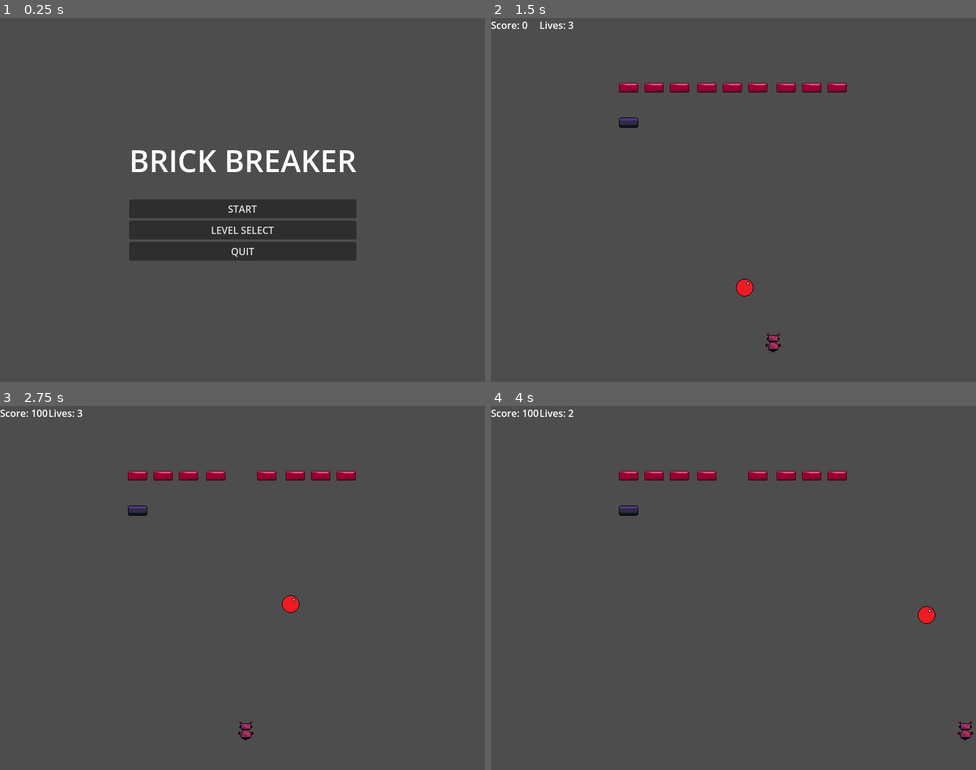
Above: before the commit, frames 1-4 (two rows, left to right).
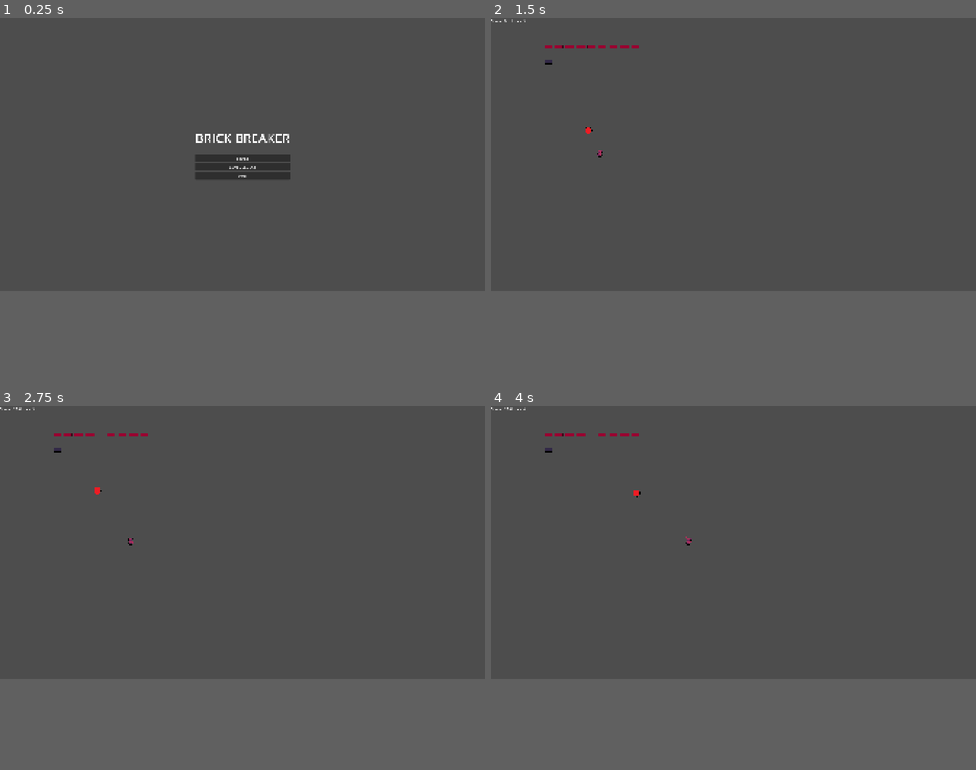
Above: after the commit, the same moments.

Repository: ccavalcanti11/godot_brick_breaker
Game: Godot game, scene res://scenes/MainMenu.tscn
Same seed, same stepped clock (60 frames per second), same inputs: the game is played once before the commit and once after it.
Inputs:
- Up to frame 1 (0.25 s): no input
- Up to frame 2 (1.5 s): click "START" at 0.5 s; hold D (move_right) from 1.28 s (still down); tap Space (launch_ball) at 1.35 s
- Up to frame 3 (2.75 s): release D (move_right) at 2.03 s; hold A (move_left) from 2.03 s (still down); tap Space (launch_ball) at 2.1 s
- Up to frame 4 (4 s): release A (move_left) at 2.78 s; hold D (move_right) from 2.78 s (still down); tap Space (launch_ball) at 2.85, 3.6 s
In our replay, the window is 800x600 before the commit and 800x450 after it. These sizes can differ from the game's own. Grey fills any space a smaller window leaves; there, only what the larger window draws over its background counts as a difference.

The runs differ from the first frame. In frame 1, 9.6% of the frame differs, in the area x 26-74%, y 31-67%; in frame 2, 1.6%; in frame 3, 1.5%; in frame 4, 1.5%.

Commit message:
fix: fixed some ball bounce and launch physics behavior

Diff:
--- a/brickbreaker/project.godot
+++ b/brickbreaker/project.godot
@@ -21,10 +21,10 @@
 
 [display]
 
-window/size/viewport_width=800
-window/size/viewport_height=600
-window/size/mode=2
-window/size/resizable=false
+window/size/viewport_width=1920
+window/size/viewport_height=1080
+window/size/mode=1
+window/size/resizable=true
 window/stretch/mode="canvas_items"
 
 [global_group]
--- a/brickbreaker/scenes/Paddle.tscn
+++ b/brickbreaker/scenes/Paddle.tscn
@@ -3,10 +3,6 @@
 [ext_resource type="Script" uid="uid://b0wmc6px7drj4" path="res://scripts/paddle.gd" id="1_ry5ju"]
 [ext_resource type="Texture2D" uid="uid://boltlmvbxgi0i" path="res://assets/sprites/robot-attack-anim.png" id="2_jlx5f"]
 [ext_resource type="Texture2D" uid="uid://clttvxqp3qa32" path="res://assets/sprites/robot-idle-anim-3.png" id="3_jlx5f"]
-
-[sub_resource type="CapsuleShape2D" id="CapsuleShape2D_jlx5f"]
-radius = 8.0
-height = 24.0
 
 [sub_resource type="CapsuleShape2D" id="CapsuleShape2D_c7ra2"]
 radius = 5.0
@@ -63,12 +59,12 @@
 "speed": 3.0
 }]
 
+[sub_resource type="CapsuleShape2D" id="CapsuleShape2D_jlx5f"]
+radius = 8.0
+height = 24.0
+
 [node name="Paddle" type="CharacterBody2D"]
 script = ExtResource("1_ry5ju")
-
-[node name="CollisionShape2D" type="CollisionShape2D" parent="."]
-position = Vector2(0, -13)
-shape = SubResource("CapsuleShape2D_jlx5f")
 
 [node name="SkillHitbox" type="CollisionShape2D" parent="."]
 position = Vector2(0, -50)
@@ -81,3 +77,7 @@
 animation = &"idle"
 autoplay = "idle"
 offset = Vector2(0, -32)
+
+[node name="CollisionShape2D" type="CollisionShape2D" parent="."]
+position = Vector2(0, -13)
+shape = SubResource("CapsuleShape2D_jlx5f")
--- a/brickbreaker/scripts/ball.gd
+++ b/brickbreaker/scripts/ball.gd
@@ -6,40 +6,70 @@
 @export var max_speed = 800 # Maximum speed the ball can reach
 @export var speed_increase_interval = 5.0 # Time in seconds between speed increases
 
-var velocity = Vector2.ZERO
 var _time_since_last_increase = 0.0 # Tracks time since the last speed increase
 
+func _ready():
+	# Set proper RigidBody2D properties
+	contact_monitor = true
+	max_contacts_reported = 4
+	continuous_cd = CCD_MODE_CAST_RAY  # Continuous collision detection prevents tunneling
+	lock_rotation = true  # Prevent ball from rotating
+	gravity_scale = 0.0  # No gravity for brick breaker
+
+	# Create physics material for perfect bouncing
+	var physics_mat = PhysicsMaterial.new()
+	physics_mat.bounce = 1.0  # Perfect bounce
+	physics_mat.friction = 0.0  # No friction
+	physics_material_override = physics_mat
+
+	body_entered.connect(_on_body_entered)
+
 func launch(dir: Vector2):
-	velocity = dir.normalized() * speed
+	linear_velocity = dir.normalized() * speed
 
 func _physics_process(delta: float) -> void:
 	increase_speed(delta)
-	var collision = move_and_collide(velocity * delta)
-	if collision:
-		var normal = collision.get_normal()
-		var collider = collision.get_collider()
-		print("Ball collided with: ", collider.name)
+
+	# Maintain constant speed by normalizing the velocity
+	if linear_velocity.length() > 0:
+		linear_velocity = linear_velocity.normalized() * speed
+
+	# Ensure minimum vertical speed to prevent horizontal bouncing
+	if abs(linear_velocity.y) < min_vertical_speed and linear_velocity.length() > 0:
+		linear_velocity.y = sign(linear_velocity.y) * min_vertical_speed
+		linear_velocity = linear_velocity.normalized() * speed
+
+func _on_body_entered(body: Node) -> void:
+	if body is CharacterBody2D or body is StaticBody2D or body is RigidBody2D:
+		print("Ball collided with: ", body.name)
+
 		# Check if the ball collided with the paddle
-		if collider.name == "Paddle":
+		if body.name == "Paddle":
 			#1. Factor in paddle momentum
-			var paddle_velocity = collider.velocity.x
-			velocity.x += paddle_velocity * 0.5 # Paddle's velocity affects ball momentum (adjust factor)
+			var paddle_velocity = body.velocity.x
+			linear_velocity.x += paddle_velocity * 0.5 # Paddle's velocity affects ball momentum
 
 			#2. Angular control (based on hit position)
-			var paddle_width = collider.get_width() # Use the paddle's get_width() method
-			var offset = (global_position.x - collider.global_position.x) / (paddle_width / 2)
-			velocity.x += offset * speed # Affect trajectory based on hit location
+			var paddle_width = body.get_width() # Use the paddle's get_width() method
+			var offset = (global_position.x - body.global_position.x) / (paddle_width / 2)
+			offset = clamp(offset, -1.0, 1.0)  # Clamp to prevent extreme angles
+			linear_velocity.x += offset * speed * 0.25 # Affect trajectory based on hit location
+
+			# Ensure ball bounces away from paddle (prevent sticking)
+			if linear_velocity.y > 0:  # Ball is moving down but should bounce up
+				linear_velocity.y = -abs(linear_velocity.y)
 
 		# Checking collision against brick
-		if collider.name == "PurpleBrick" || collider.name == "Brick" || collider.has_signal("destroyed"):
-			collider.call("hit")
+		if body.name == "PurpleBrick" || body.name == "Brick" || body.has_signal("destroyed"):
+			body.call("hit")
 
-		# Calculate bounce effect
-		velocity = velocity.bounce(normal).normalized() * speed
+		# Normalize velocity to maintain consistent speed
+		linear_velocity = linear_velocity.normalized() * speed
 
 		# Ensuring the ball doesn't get stuck bouncing horizontally
-		if abs(velocity.y) <= min_vertical_speed: # Check if y is too small
-			velocity.y = sign(velocity.y) * min_vertical_speed # Fix it to the threshold while keeping the direction
+		if abs(linear_velocity.y) < min_vertical_speed:
+			linear_velocity.y = sign(linear_velocity.y) * min_vertical_speed
+			linear_velocity = linear_velocity.normalized() * speed
 
 func increase_speed(delta: float) -> void:
 	_time_since_last_increase += delta
--- a/brickbreaker/scripts/death_zone.gd
+++ b/brickbreaker/scripts/death_zone.gd
@@ -7,4 +7,3 @@
 	if body.is_in_group("ball"):
 		print(" body is ball!")
 		ball_lost.emit()
-		body.queue_free()
--- a/brickbreaker/scripts/game.gd
+++ b/brickbreaker/scripts/game.gd
@@ -12,7 +12,6 @@
 var bricks_node: Node = null
 
 func _ready() -> void:
-
 	load_level(GameManager.current_level)
 
 	reset_ball()
@@ -52,16 +51,22 @@
 		print("Connected DeathZone signal")
 
 
-func _process(delta: float) -> void:
+func _physics_process(delta: float) -> void:
+	# Update ball position in physics_process to sync with paddle movement
 	if ball_on_paddle:
 		var ball = ball_container.get_child(0)
 		if ball:
-			ball.position = paddle.position + Vector2(0, -60)
-	# Launch the ball:
-		if Input.is_action_just_pressed("launch_ball"):
-			ball_on_paddle = false
-			ball.launch(Vector2.UP)
+			# Position ball relative to paddle's global position
+			ball.global_position = Vector2(paddle.global_position.x, paddle.global_position.y - 60)
+			ball.linear_velocity = Vector2.ZERO # Clear any residual velocity
 
+			# Check for launch input
+			if Input.is_action_just_pressed("launch_ball"):
+				ball_on_paddle = false
+				ball.freeze = false
+				ball.launch(Vector2.UP)
+
+func _process(delta: float) -> void:
 	# Handle Pausing
 	if Input.is_action_just_pressed("pause"):
 		if not get_tree().paused:
@@ -105,14 +110,24 @@
 
 
 func reset_ball():
+	# Remove old ball immediately (not deferred)
 	for child in ball_container.get_children():
-		child.queue_free()
+		child.free() # Use free() instead of queue_free() for immediate removal
 
 	# Create new ball
 	var ball = BallScene.instantiate()
 	ball_container.add_child(ball)
 	ball_on_paddle = true
 
+	# Wait for the ball to be fully in the scene tree
+	await get_tree().process_frame
+
+	# Now set ball position and freeze it
+	if ball and is_instance_valid(ball):
+		ball.freeze = true
+		ball.global_position = Vector2(paddle.global_position.x, paddle.global_position.y - 60)
+		ball.linear_velocity = Vector2.ZERO
+
 func _on_ball_lost():
 	print("ball lost signal received")
 	GameManager.lose_life()
--- a/brickbreaker/scripts/game_manager.gd
+++ b/brickbreaker/scripts/game_manager.gd
@@ -1,7 +1,7 @@
 extends Node
 
 var current_score = 0
-var current_lives = 3
+var current_lives = 5
 var current_level = 1
 
 signal score_updated(new_score)
@@ -9,7 +9,7 @@
 
 func reset_game():
 	current_score = 0
-	current_lives = 3
+	current_lives = 5
 	current_level = 1
 	score_updated.emit(current_score)
 	lives_updated.emit(current_lives)
--- a/brickbreaker/scripts/paddle.gd
+++ b/brickbreaker/scripts/paddle.gd
@@ -1,6 +1,16 @@
 extends CharacterBody2D
 
-@export var speed = 400
+# Movement settings
+@export var max_speed: float = 400.0
+@export var acceleration: float = 2000.0  # How fast robot speeds up
+@export var deceleration: float = 1800.0  # How fast robot slows down
+@export var friction: float = 800.0  # Slowdown when no input
+
+# Visual feel settings
+@export var tilt_amount: float = 15.0  # Degrees robot tilts when moving
+@export var tilt_speed: float = 8.0  # How fast robot tilts
+@export var float_amplitude: float = 3.0  # Height of floating motion
+@export var float_frequency: float = 2.0  # Speed of floating motion
 
 # Skill tuning
 @export var skill_forward_offset: float = 25.0 # distance above player
@@ -10,9 +20,12 @@
 
 var _skill_time_left: float = 0.0
 var _cool_down_left: float = 0.0
+var _current_tilt: float = 0.0  # Current tilt angle
+var _float_time: float = 0.0  # Time accumulator for floating
 
 @onready var collision_shape: CollisionShape2D = $CollisionShape2D # Reference the paddle's collision shape
 @onready var skill_shape: CollisionShape2D = $SkillHitbox # Reference the skill hitbox collision shape
+@onready var visual_root: Node2D = self  # Will store visual elements for rotation
 
 func get_width() -> float:
 	if collision_shape and collision_shape.shape is CapsuleShape2D:
@@ -77,10 +90,26 @@
 		skill_shape.disabled = not active
 
 func _physics_process(delta: float) -> void:
+	# Get input direction
 	var direction = Input.get_axis('move_left', 'move_right')
-	velocity.x = direction * speed
+
+	# Smooth acceleration/deceleration
+	if direction != 0:
+		# Accelerate towards max speed
+		velocity.x = move_toward(velocity.x, direction * max_speed, acceleration * delta)
+	else:
+		# Decelerate when no input
+		velocity.x = move_toward(velocity.x, 0.0, deceleration * delta)
+
+	# Apply slight friction for more natural feel
+	if abs(velocity.x) > 0 and direction == 0:
+		velocity.x = move_toward(velocity.x, 0.0, friction * delta)
+
 	velocity.y = 0
 	move_and_slide()
+
+	# Update visual effects
+	update_robot_visuals(delta, direction)
 
 	# Timer updates for skill active window and cooldown
 	if _cool_down_left > 0.0:
@@ -95,6 +124,25 @@
 	if Input.is_action_just_pressed("paddle_skill"):
 		try_activate_skill()
 
+func update_robot_visuals(delta: float, direction: float) -> void:
+	# Floating motion - subtle sine wave
+	_float_time += delta * float_frequency
+	var float_offset = sin(_float_time) * float_amplitude
+
+	# Calculate target tilt based on velocity (not just input direction)
+	var velocity_factor = clamp(velocity.x / max_speed, -1.0, 1.0)
+	var target_tilt = velocity_factor * tilt_amount
+
+	# Smooth tilt towards target
+	_current_tilt = lerp(_current_tilt, target_tilt, tilt_speed * delta)
+
+	# Apply rotation and floating to visual elements
+	# Note: We rotate the entire node, but collision stays upright
+	rotation_degrees = _current_tilt
+
+	# Apply floating offset (you can add a visual node to offset separately if needed)
+	# For now, this creates a subtle hover effect on the entire paddle
+
 func try_activate_skill() -> void:
 	#Respect active window cooldown
 	if _cool_down_left > 0.0 or _skill_time_left > 0.0:
